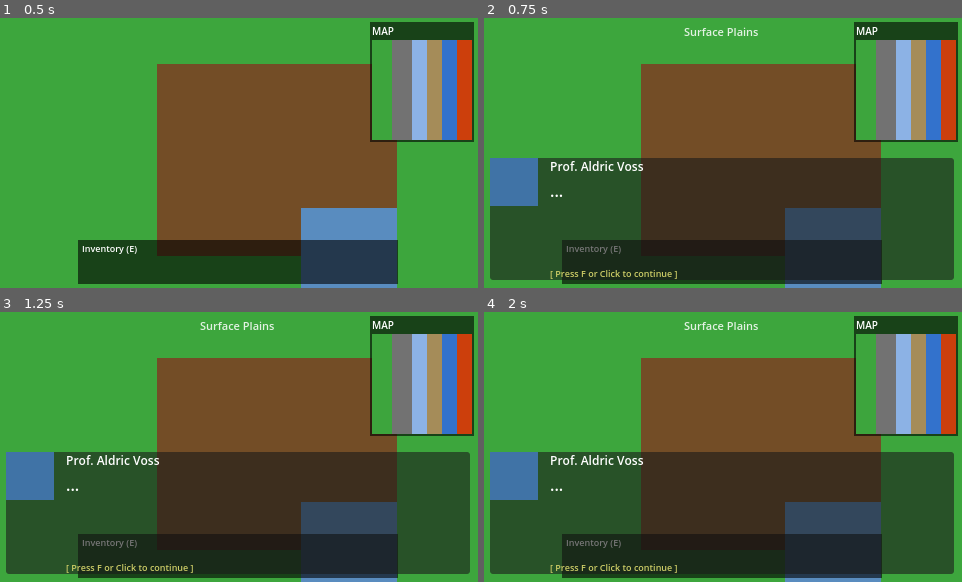
Above: before the commit, frames 1-4 (two rows, left to right).
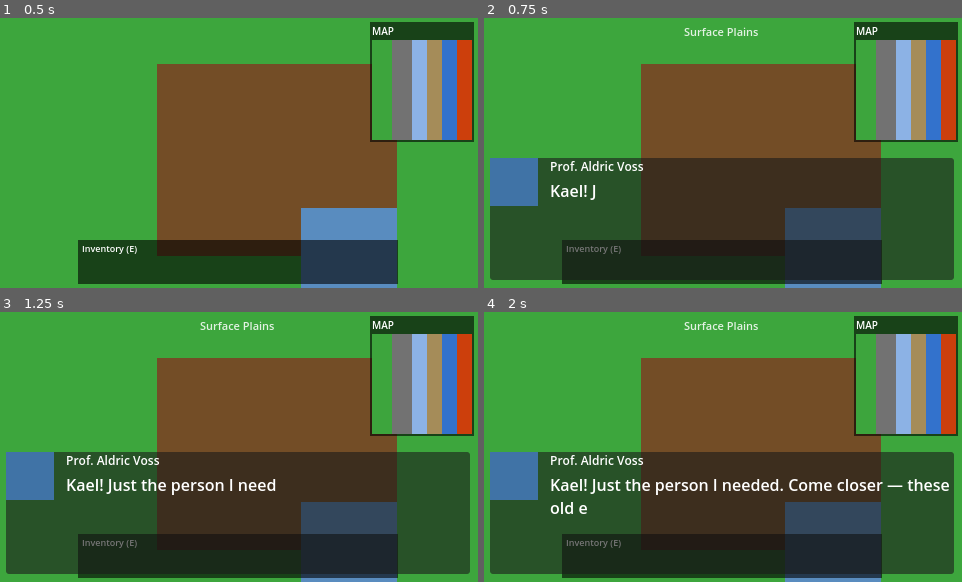
Above: after the commit, the same moments.

Repository: jjdcodingcollective-collab/element-heroes-the-periodic-wars
Game: Godot game, scene res://scenes/world/world.tscn
Same seed, same stepped clock (60 frames per second), same inputs: the game is played once before the commit and once after it.
Inputs (mouse positions are in pixels of both pictures, inside the frame that each line leads up to):
- Up to frame 1 (0.5 s): no input
- Up to frame 2 (0.75 s): move the mouse to (828, 139) at 0.52 s; hold D (move_right) from 0.53 s (still down); hold F (interact) from 0.53 s (still down); click (828, 139) at 0.67 s
- Up to frame 3 (1.25 s): keep holding D (move_right); keep holding F (interact)
- Up to frame 4 (2 s): move the mouse to (627, 460) at 1.27 s; release D (move_right) at 1.28 s; release F (interact) at 1.28 s; hold S (move_down) from 1.28 s (still down); tap C (open_compendium) at 1.35 s

Frame 1 is identical in both runs. In frame 2, 0.5% of the frame differs, in the area x 13-41%, y 61-97%; in frame 3, 1.2%; in frame 4, 2.1%, in the area x 13-98%, y 61-97%.
Error before the commit: Invalid assignment of property or key 'dialogue' with value of type 'Array' on a base object of type 'StaticBody2D (npc.gd)'. (res://scripts/world/world.gd:80)

Commit message:
Fix four runtime errors and warnings
- world.gd: cast dialogue array literal as Array[String] to match
  NPC exported property type
- crafting_ui.gd: add @warning_ignore integer_division annotation
- dialogue_ui.gd: prefix unused idx param as _idx to silence warning
- assets/sprites/icon.png: add placeholder PNG so Godot stops logging
  the missing file error on startup

Co-Authored-By: Claude Sonnet 4.6 <noreply@anthropic.com>

Diff:
--- a/scripts/ui/crafting_ui.gd
+++ b/scripts/ui/crafting_ui.gd
@@ -43,6 +43,7 @@
 
 func _on_slot_pressed(idx: int) -> void:
 	# TODO Phase 2: open element-picker popup instead of click-to-clear
+	@warning_ignore("integer_division")
 	var row: int = idx / GRID_SIZE
 	var col: int = idx % GRID_SIZE
 	var current: String = grid_contents[row][col]
--- a/scripts/ui/dialogue_ui.gd
+++ b/scripts/ui/dialogue_ui.gd
@@ -44,7 +44,7 @@
 
 	_show_line(_current_line)
 
-func _show_line(idx: int) -> void:
+func _show_line(_idx: int) -> void:
 	text_label.text = ""
 	_displayed_chars = 0
 	_char_timer = 0.0
--- a/scripts/world/world.gd
+++ b/scripts/world/world.gd
@@ -77,7 +77,7 @@
 		aldric.npc_name = "Prof. Aldric Voss"
 		aldric.portrait_color = Color(0.25, 0.45, 0.65)
 		aldric.interact_radius = 40.0
-		aldric.dialogue = [
+		aldric.dialogue = ([
 			"Kael! Just the person I needed. Come closer — these old ears aren't what they used to be.",
 			"You've seen it too, haven't you? The water. Three wells have gone black this week alone.",
 			"I've been running analyses. The contamination has an elemental signature — something is disrupting the hydrogen-oxygen bonds at a molecular level.",
@@ -86,7 +86,7 @@
 			"You'll find the elements scattered around the plains. Use your hands — they're closer to the ground than mine these days.",
 			"And Kael... be careful. The plains haven't felt right lately. I've noticed things moving at the edge of the fog.",
 			"Go on then. The village is counting on us — even if they don't know it yet.",
-		]
+		] as Array[String])
 
 # ── Generation ────────────────────────────────────────────────────────────────
 
Binary file added: assets/sprites/icon.png
